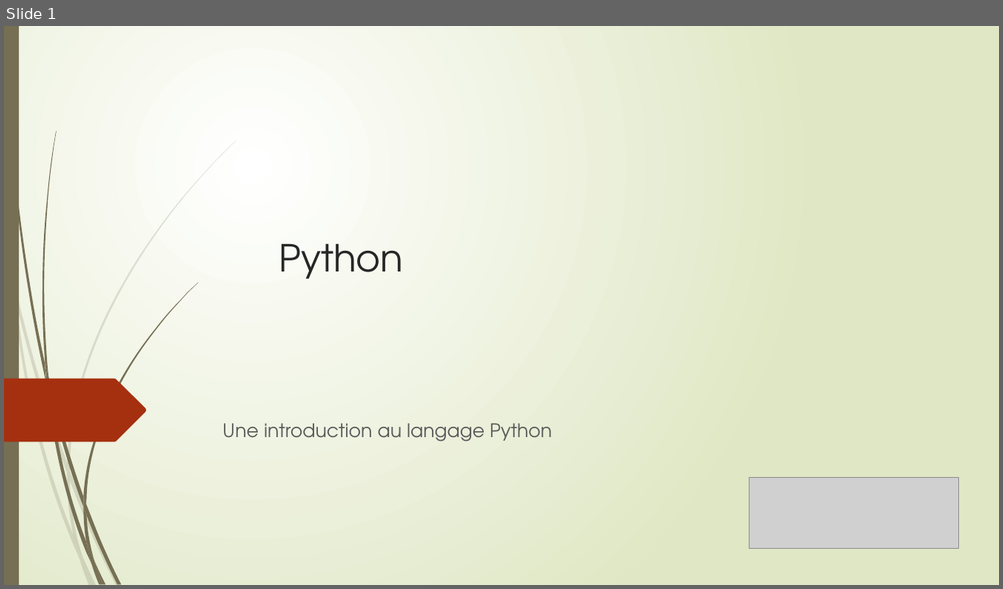
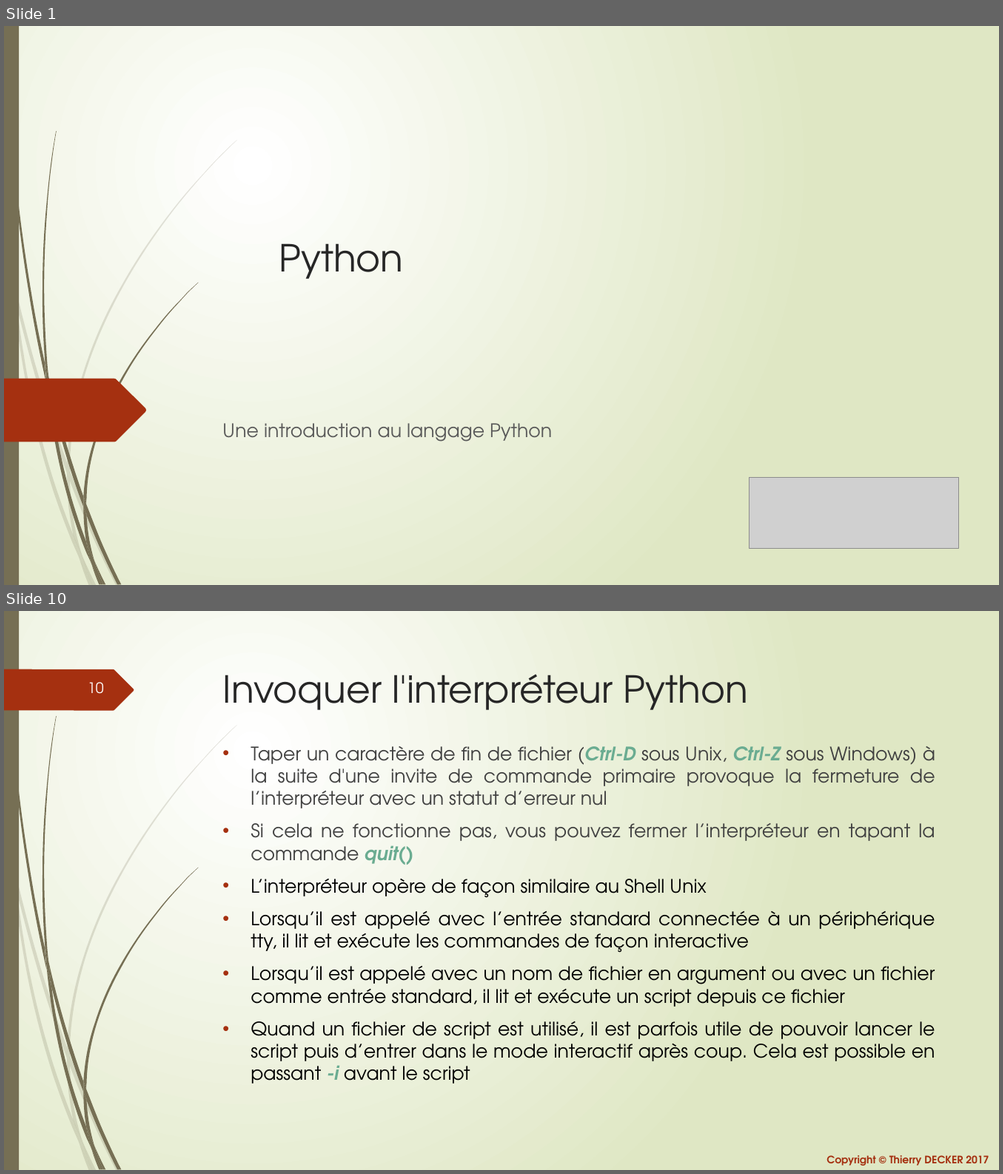
Before and after one commit to VikmanTheRacoon/learning-python, a slide deck: documentations/learning-python.pptx. Shown one above the other, each under a label of ours: slide 1 before the commit, slides 1 and 10 after it; the slides between them are not shown. The pictures are 1003x589 and 1003x1174 pixels, drawn with LibreOffice and Linux fonts; fonts in the diff are those of the drawing; grey boxes stand for pictures. Boxes give left, top, right and bottom in pixels: in the first picture for what was removed or moved away, otherwise in the second. Text is boxed around its words. In the diff, an @@ line names an element or a change of style, - is before the commit and + after.

```diff
--- a/documentations/learning-python.pptx
+++ b/documentations/learning-python.pptx
@@ slide 10 added at (x1=4, y1=611, x2=999, y2=1170), background gradient #FFFFFF to #DFE8C4; not listed: 23 template elements that a slide beside it also shows @@
@@ freeform shape added at (x1=4, y1=669, x2=134, y2=710), fill #A53010 @@
@@ title added at (x1=223, y1=674, x2=748, y2=710), 36 pt, text #262626 @@
+Invoquer l'interpréteur Python
@@ page number added at (x1=88, y1=682, x2=104, y2=694), 14 pt, text #FFFFFF @@
+10
@@ text added at (x1=250, y1=746, x2=935, y2=1084), 18 pt, text #000000 @@
+• Taper un caractère de fin de fichier (Ctrl-D sous Unix, Ctrl-Z sous Windows) à la suite d'une invite de commande primaire provoque la fermeture de l’interpréteur avec un statut d’erreur nul
+• Si cela ne fonctionne pas, vous pouvez fermer l’interpréteur en tapant la commande quit()
+• L’interpréteur opère de façon similaire au Shell Unix
+• Lorsqu’il est appelé avec l’entrée standard connectée à un périphérique tty, il lit et exécute les commandes de façon interactive
+• Lorsqu’il est appelé avec un nom de fichier en argument ou avec un fichier comme entrée standard, il lit et exécute un script depuis ce fichier
+• Quand un fichier de script est utilisé, il est parfois utile de pouvoir lancer le script puis d’entrer dans le mode interactif après coup. Cela est possible en passant -i avant le script
@@ text added at (x1=826, y1=1156, x2=988, y2=1166), 10 pt, text #A53010, bold @@
+Copyright © Thierry DECKER 2017
```
Also in this commit, not shown: 5 slides changed, 7 other slides added, 1 other file.
